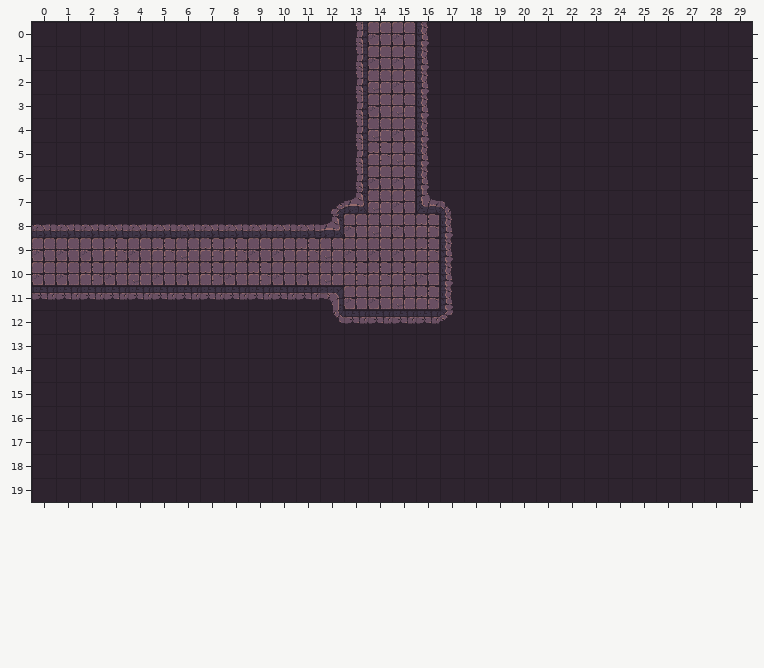
A Tiled map gets an edit: assets/maps/Dungeon/Hall/MapTxxL.tmx. The picture above was drawn from the file before the commit.
Cells are 32x32 px. Shown: x 0..29, y 0..19.
The result:
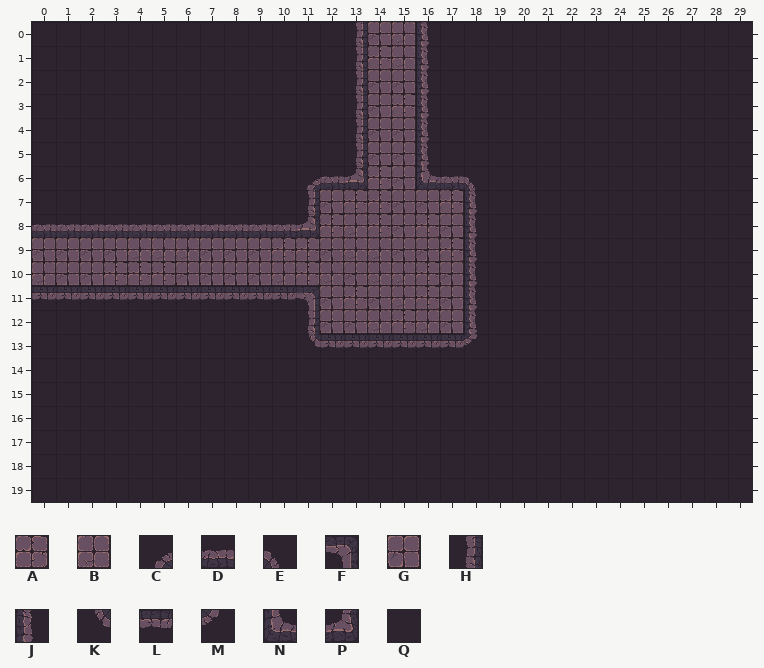
Key: from "Dungeon Crawler Tileset": A 0, B 1, C 2, D 3, E 4, F 8, G 10, H 12, J 14, K 22, L 23, M 24, N 35, P 38, Q 57.
_ is an empty cell, . an unchanged one.
The edit:
--- layer "Tile layer 1"
@@ x 0..18 @@
- 0 ...............G...
- 1 ..............GG...
- 2 ..............B....
- 3 ...............B...
- 4 ..............B....
- 5 ..............AB...
- 6 ...........QQHG.JQQ
- 7 ...........QCPB.NEQ
- 8 ...........DPGB..JQ
- 9 ...AGA.AA.G.BGG.AJQ
-10 G.AGBG.A.AGG.AAAGJQ
-11 ...........LFG...JQ
-12 ...........QKLLLLMQ
-13 ...........QQQQQQQQ
+ 0 ...............B...
+ 1 ..............AB...
+ 2 ..............G....
+ 3 ...............A...
+ 4 ..............G....
+ 5 ..............GG...
+ 6 ...........CDPA.NDE
+ 7 ...........HGAA.GAJ
+ 8 ...........PABA..GJ
+ 9 ...GBB.GG.A.GBB.GAJ
+10 B.GAAA.G.GBA.GBBAGJ
+11 ...........FGA...GJ
+12 ...........HGGBABGJ
+13 ...........KLLLLLLM
Where, in picture pixels (left, top, right, bottom), the same in both pictures:
changed: (200, 22, 477, 348)
changed: (80, 238, 175, 285)
changed: (32, 262, 55, 285)
